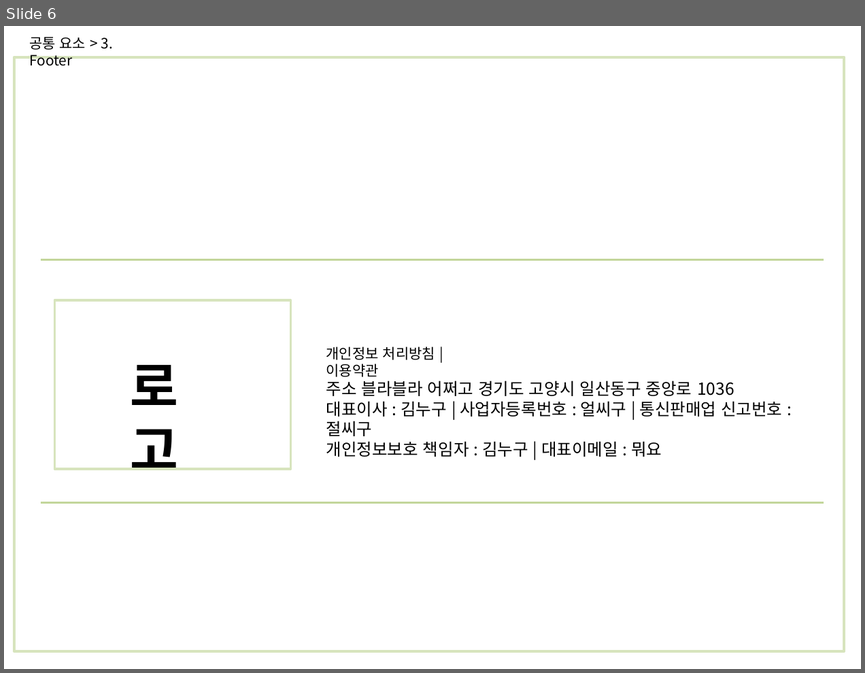
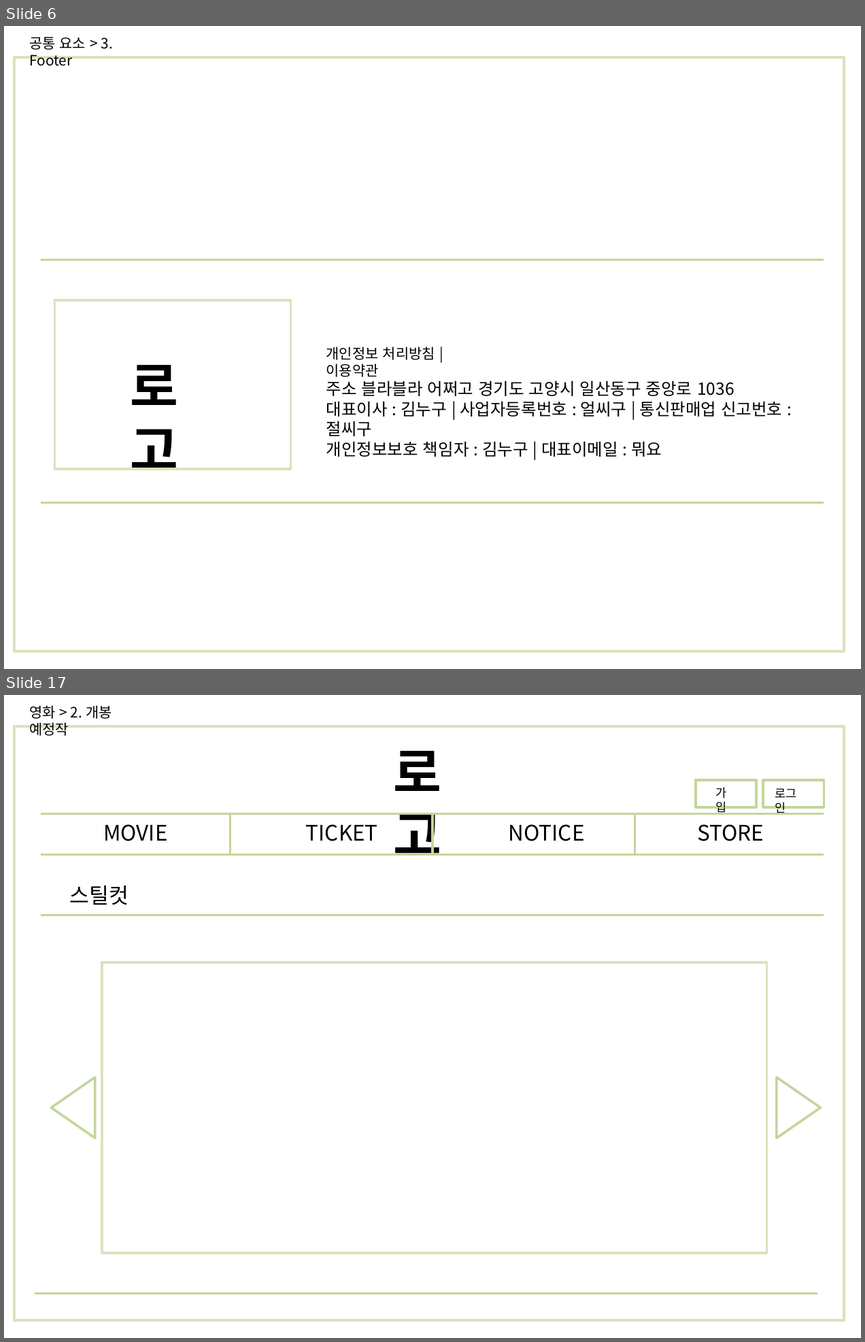
Before and after one commit to mingu-seo/java1, a slide deck: plan/영화-사용자.pptx. Shown one above the other, each under a label of ours: slide 6 before the commit, slides 6 and 17 after it; the slides between them are not shown. The pictures are 865x673 and 865x1342 pixels, drawn with LibreOffice and Linux fonts; fonts in the diff are those of the drawing. Boxes give left, top, right and bottom in pixels: in the first picture for what was removed or moved away, otherwise in the second. Text is boxed around its words. In the diff, an @@ line names an element or a change of style, - is before the commit and + after.

Commit message:
Add files via upload
영화 등록/수정 관리자 스토리보드

```diff
--- a/plan/영화-사용자.pptx
+++ b/plan/영화-사용자.pptx
@@ slide 17 added at <box>4,695,861,1338</box>, background #FFFFFF @@
@@ text added at <box>29,705,112,736</box>, 12 pt, text #000000 @@
+영화 > 2. 개봉 예정작
@@ rectangle added at <box>14,726,844,1320</box>, outline #D7E4BD 2 pt @@
@@ text added at <box>394,751,442,855</box>, 44 pt, text #000000, bold @@
+로고
@@ rectangle added at <box>696,780,756,807</box>, outline #C3D69B 2 pt @@
@@ text added at <box>715,787,726,813</box>, 10 pt, text #000000 @@
+가입
@@ rectangle added at <box>763,780,824,807</box>, outline #C3D69B 2 pt @@
@@ text added at <box>775,788,797,815</box>, 10 pt, text #000000 @@
+로그인
@@ line added from (41, 814) to (824, 814), #C3D69B 1.75 pt @@
@@ line added from (230, 814) to (230, 854), #C3D69B 1.75 pt @@
@@ line added from (432, 814) to (432, 854), #C3D69B 1.75 pt @@
@@ line added from (634, 814) to (634, 854), #C3D69B 1.75 pt @@
@@ text added at <box>103,824,167,841</box>, 18 pt, text #000000 @@
+MOVIE
@@ text added at <box>306,824,378,841</box>, 18 pt, text #000000 @@
+TICKET
@@ text added at <box>509,824,585,841</box>, 18 pt, text #000000 @@
+NOTICE
@@ text added at <box>697,824,764,841</box>, 18 pt, text #000000 @@
+STORE
@@ line added from (41, 854) to (824, 854), #C3D69B 1.75 pt @@
@@ text added at <box>70,885,129,905</box>, 18 pt, text #000000 @@
+스틸컷
@@ line added from (41, 915) to (824, 915), #C3D69B 1.75 pt @@
@@ rectangle added at <box>102,962,766,1253</box>, outline #D7E4BD 2 pt @@
@@ triangle added at <box>51,1077,95,1138</box>, outline #C3D69B 2 pt @@
@@ triangle added at <box>777,1077,821,1138</box>, outline #C3D69B 2 pt @@
@@ line added from (34, 1293) to (817, 1293), #C3D69B 1.75 pt @@
```
Also in this commit, not shown: 10 other slides added, 8 slides removed.
